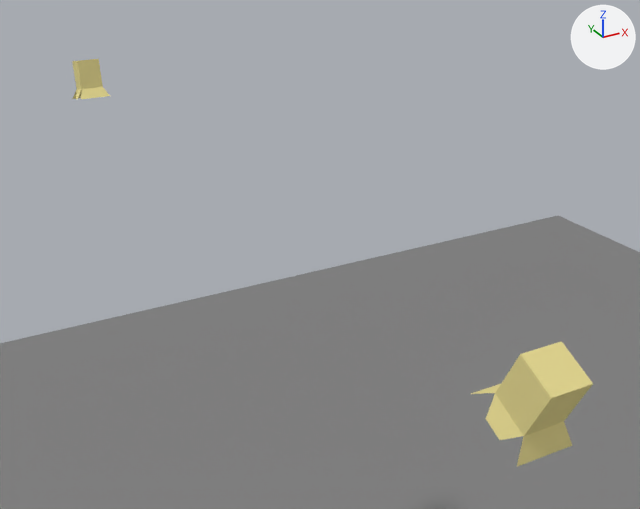
The Blender file Blender_implementation.blend as it was, and as the next commit left it.
One viewpoint serves both versions: a 50 mm lens placed at (-6.34, -16.24, 25.27), pointed at (1.46, -2.07, 18.19). The lights are fixed; the arrows at upper right show +X, +Y and +Z.

The first picture shows '002', '006', 'Floor'.
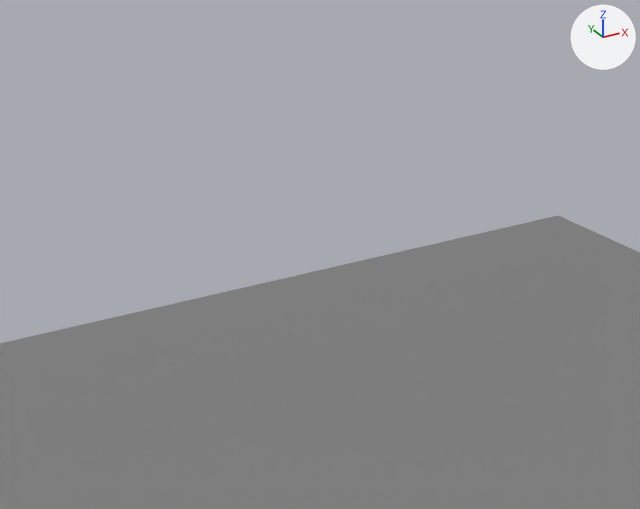
Boxes [x1, y1, x2, y2] around the edits, measured in the pictures (640 x 509 px):
'002', deleted: before [471, 341, 593, 467]
'006', deleted: before [72, 59, 110, 99]

Diff of the bpy script that builds the scene:
```diff
--- a/Blender_implementation.blend.py
+++ b/Blender_implementation.blend.py
@@ ob_002 @@
-ob_002 = bpy.data.objects.new('002', me_theater_001)
-ob_002.location = (0.0, -10.0, 20.0)
-ob_002.rotation_euler = (0.464, 0.0, 0.0)  # degrees (27, 0, 0)
@@ ob_006 @@
-ob_006 = bpy.data.objects.new('006', me_theater_002)
-ob_006.location = (0.0, 9.0, 20.0)
-ob_006.rotation_euler = (0.197, 0.0, 3.142)  # degrees (11, 0, 180)
```
